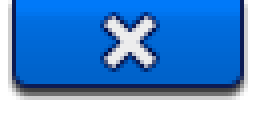
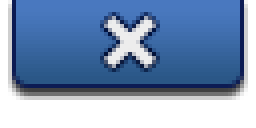
Layer changes from the first 256x128 image to the second:
added layer "DialogCloseButton-focus copy 2" in group "DialogCloseButton-focus" over [16, 0, 240, 84]
hid "DialogCloseButton-focus copy" over [16, 0, 240, 84]
